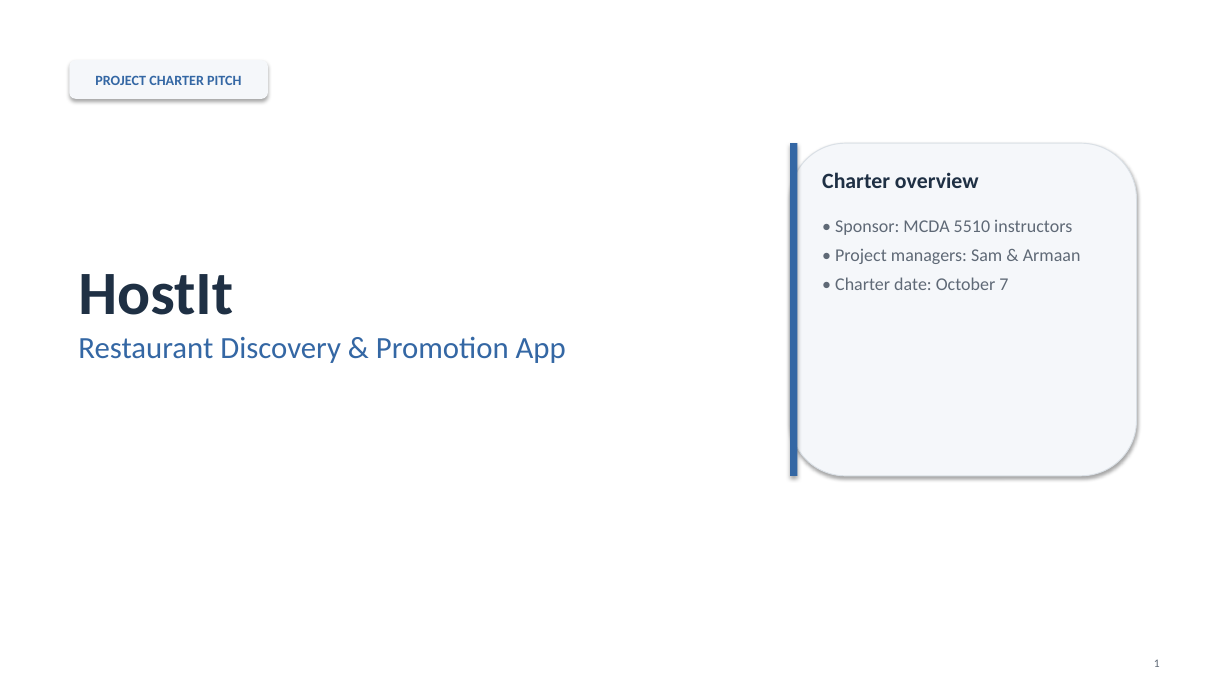
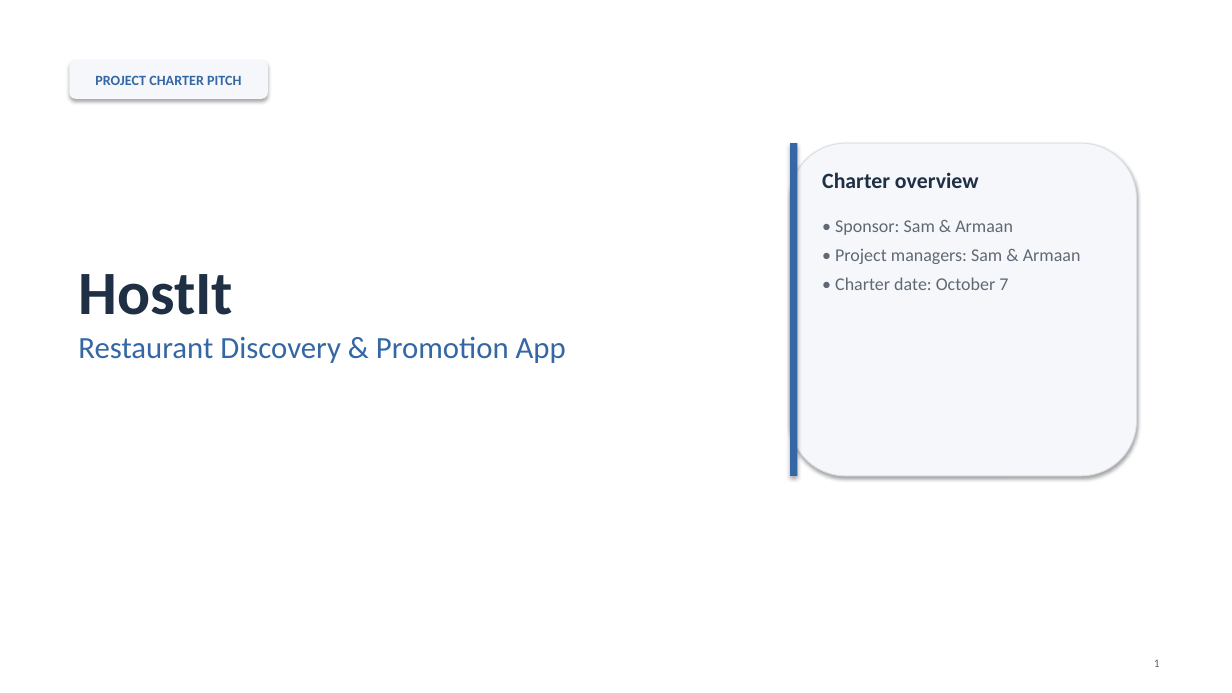
Before and after one commit to armaanrajwani/Hostit, a slide deck: slide 1 of HostIt_Project_Charter_Pitch.pptx. Drawn at 1232x693 pixels with LibreOffice and Linux fonts; fonts in the diff are those of the drawing. Boxes give left, top, right and bottom in pixels: in the first picture for what was removed or moved away, otherwise in the second. Text is boxed around its words. In the diff, an @@ line names an element or a change of style, - is before the commit and + after.

Commit message:
Updated charter and slides

```diff
--- a/HostIt_Project_Charter_Pitch.pptx
+++ b/HostIt_Project_Charter_Pitch.pptx
@@ text at [835, 220, 1013, 235]: text changed @@
-• Sponsor: MCDA 5510 instructors
+• Sponsor: Sam & Armaan
```
Also in this commit, not shown: 1 other file.
